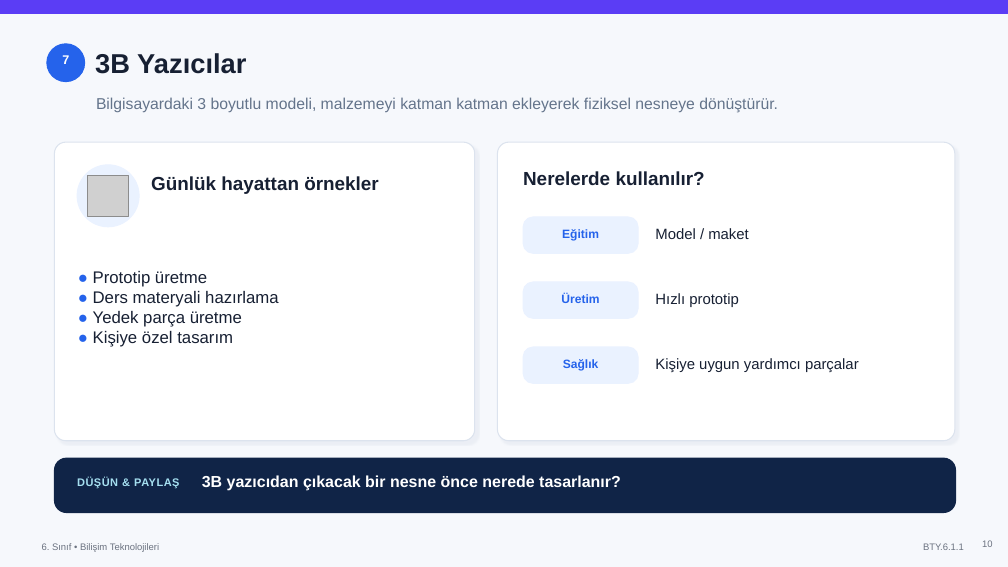
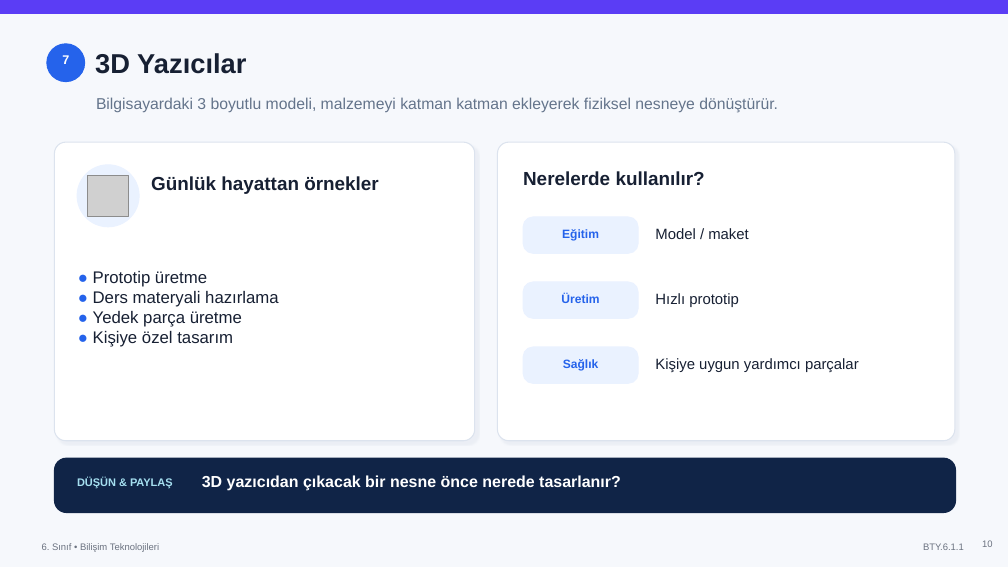
Before and after one commit to DuoByteTech/Adelon, a slide deck: slide 10 of public/lessons/yenilikci-bilisim-teknolojileri/Yenilikci_Bilisim_Teknolojileri_6_Sinif.pptx. Drawn at 1008x567 pixels with LibreOffice and Linux fonts; fonts in the diff are those of the drawing; grey boxes stand for pictures. Boxes give left, top, right and bottom in pixels: in the first picture for what was removed or moved away, otherwise in the second. Text is boxed around its words. In the diff, an @@ line names an element or a change of style, - is before the commit and + after.

```diff
--- a/public/lessons/yenilikci-bilisim-teknolojileri/Yenilikci_Bilisim_Teknolojileri_6_Sinif.pptx
+++ b/public/lessons/yenilikci-bilisim-teknolojileri/Yenilikci_Bilisim_Teknolojileri_6_Sinif.pptx
@@ text at (95, 53, 246, 74): text changed @@
-3B Yazıcılar
+3D Yazıcılar
@@ text "DÜŞÜN & PAYLAŞ" at (77, 478, 173, 489): letter spacing 0.5 to 0 pt @@
@@ text at (202, 475, 621, 491): text changed @@
-3B yazıcıdan çıkacak bir nesne önce nerede tasarlanır?
+3D yazıcıdan çıkacak bir nesne önce nerede tasarlanır?
```
Also in this commit, not shown: 19 other slides changed, 1 slide removed, 1 other file.
